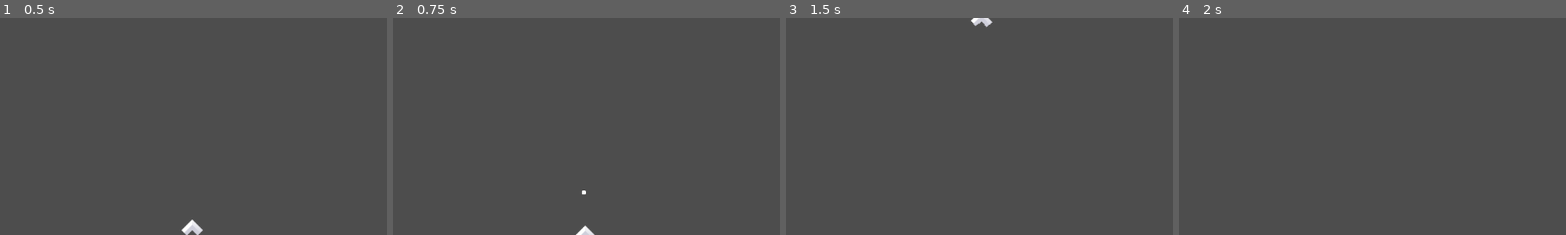
Above: before the commit, frames 1-4 (left to right).
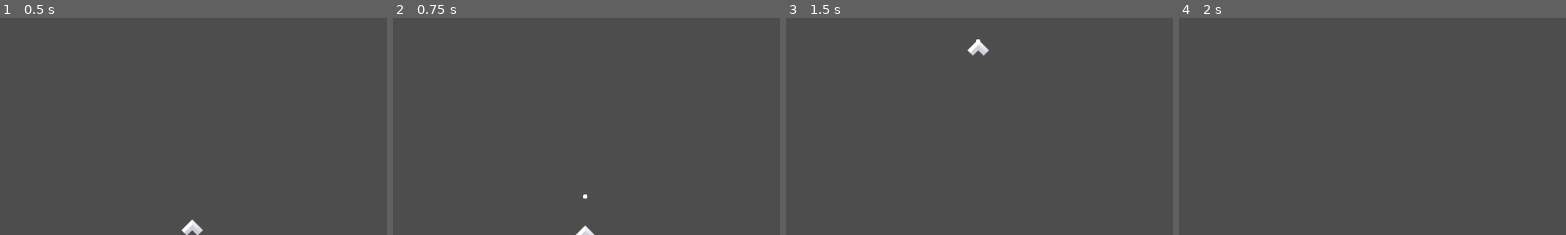
Above: after the commit, the same moments.

Repository: frameDoubt/space-game
Game: Godot game, scene res://game.tscn
Two runs of this game, one before a commit and one after it. Both use one fixed random seed, a clock stepped at 60 frames per second and the inputs below. The project has no main scene, so this scene is started directly.
Inputs:
- Up to frame 1 (0.5 s): no input
- Up to frame 2 (0.75 s): tap Enter at 0.5 s; hold Up (accelerate) from 0.53 s (still down); hold Space (fire) from 0.53 s (still down)
- Up to frame 3 (1.5 s): keep holding Up (accelerate); release Space (fire) at 1.28 s; tap Space (fire) at 1.35 s
- Up to frame 4 (2 s): keep holding Up (accelerate)
The pictures show only the part of the screen within x 25-75%, y 0-50%; the shares and areas given below are measured in that part.

Frame 1 is identical in both runs. In frame 2, less than 0.1% of the frame differs, in the area x 48-51%, y 79-84%; in frame 3, 0.4%, in the area x 46-54%, y 0-18%; in frame 4, nothing differs.

Commit message:
add centered spawner to player

Diff:
--- a/Characters/Players/player_0.tscn
+++ b/Characters/Players/player_0.tscn
@@ -22,4 +22,4 @@
 shape = SubResource("CapsuleShape2D_xu5fs")
 
 [node name="Spawner" parent="." instance=ExtResource("3_8hg3b")]
-position = Vector2(-2, -21)
+position = Vector2(0, -15)
